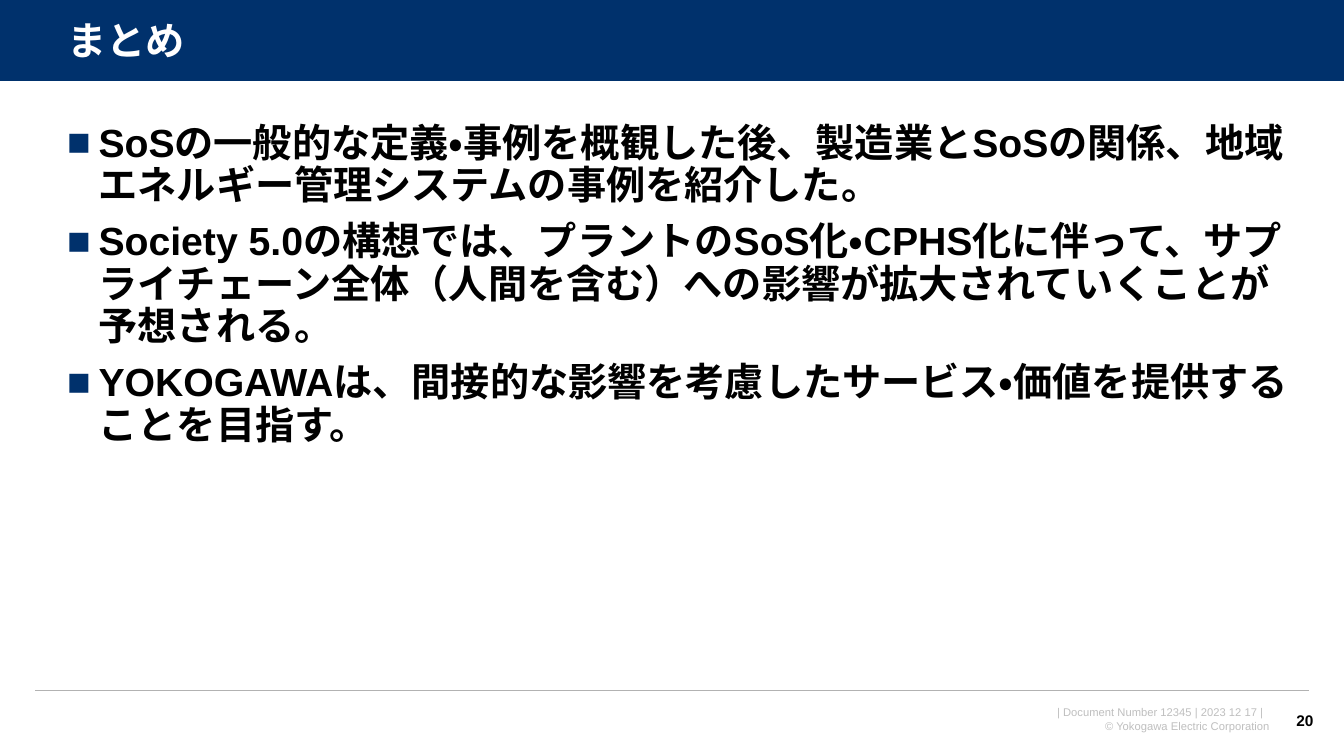
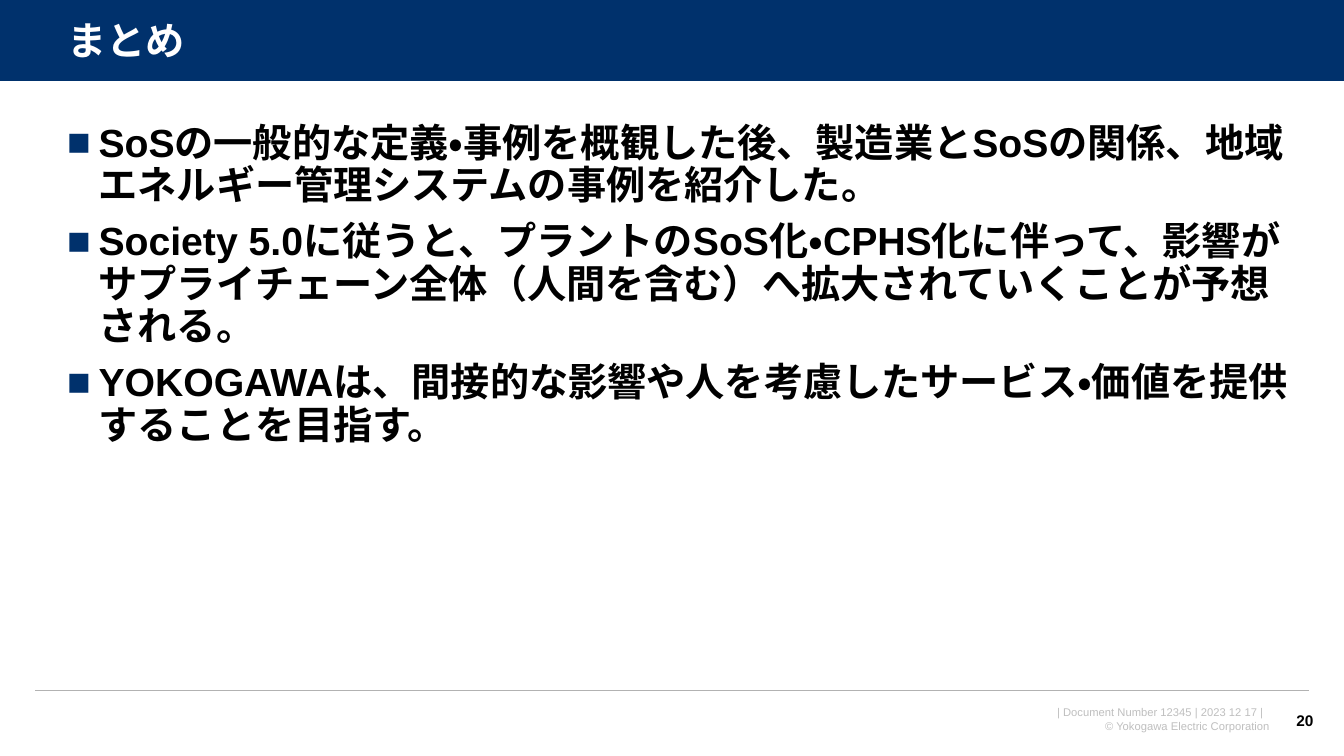
Before and after one commit to watarukumagai-git/opt, a slide deck: slide 20 of SoS/conf2023/231217_横幹連合コンファレンス_熊谷.pptx. Drawn at 1344x756 pixels with LibreOffice and Linux fonts; fonts in the diff are those of the drawing; background and template pictures are left out. Boxes give left, top, right and bottom in pixels: in the first picture for what was removed or moved away, otherwise in the second. Text is boxed around its words. In the diff, an @@ line names an element or a change of style, - is before the commit and + after.

```diff
--- a/SoS/conf2023/231217_横幹連合コンファレンス_熊谷.pptx
+++ b/SoS/conf2023/231217_横幹連合コンファレンス_熊谷.pptx
@@ text at <box>99,224,1288,443</box>: text changed @@
-■ Society 5.0の構想では、プラントのSoS化・CPHS化に伴って、サプライチェーン全体（人間を含む）への影響が拡大されていくことが予想される。
-■ YOKOGAWAは、間接的な影響を考慮したサービス・価値を提供することを目指す。
+■ Society 5.0に従うと、プラントのSoS化・CPHS化に伴って、影響がサプライチェーン全体（人間を含む）へ拡大されていくことが予想される。
+■ YOKOGAWAは、間接的な影響や人を考慮したサービス・価値を提供することを目指す。
```
Also in this commit, not shown: 12 other slides changed, 3 slides added, 2 slides removed.
